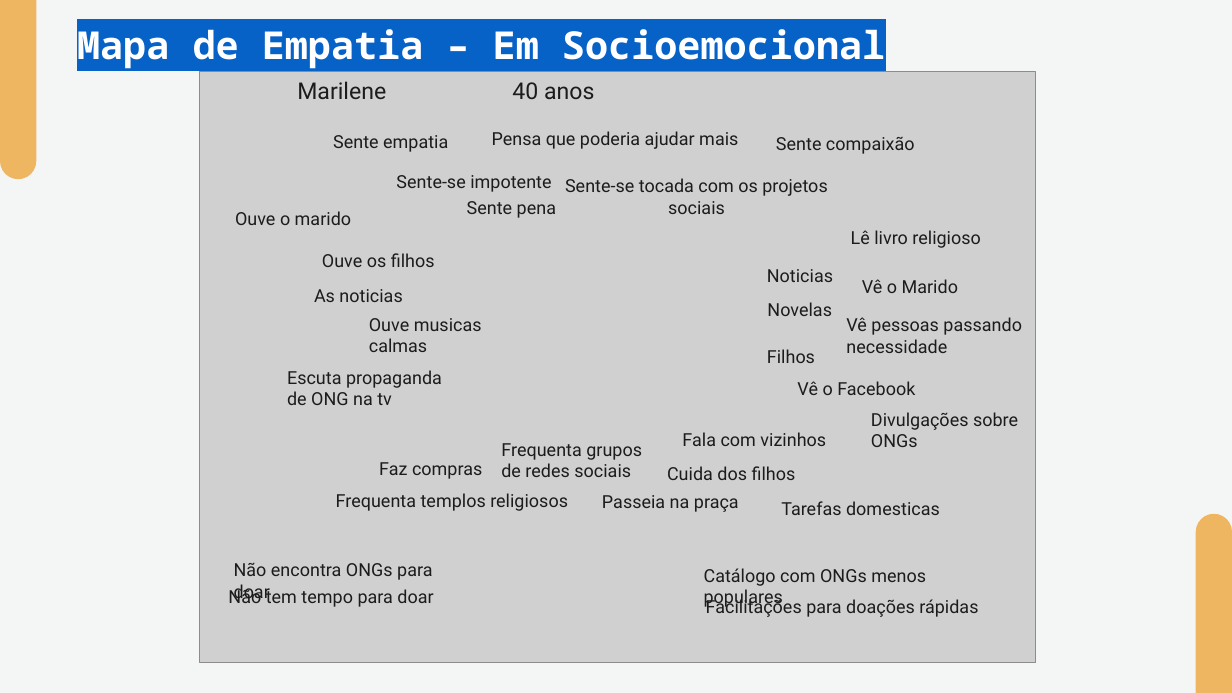
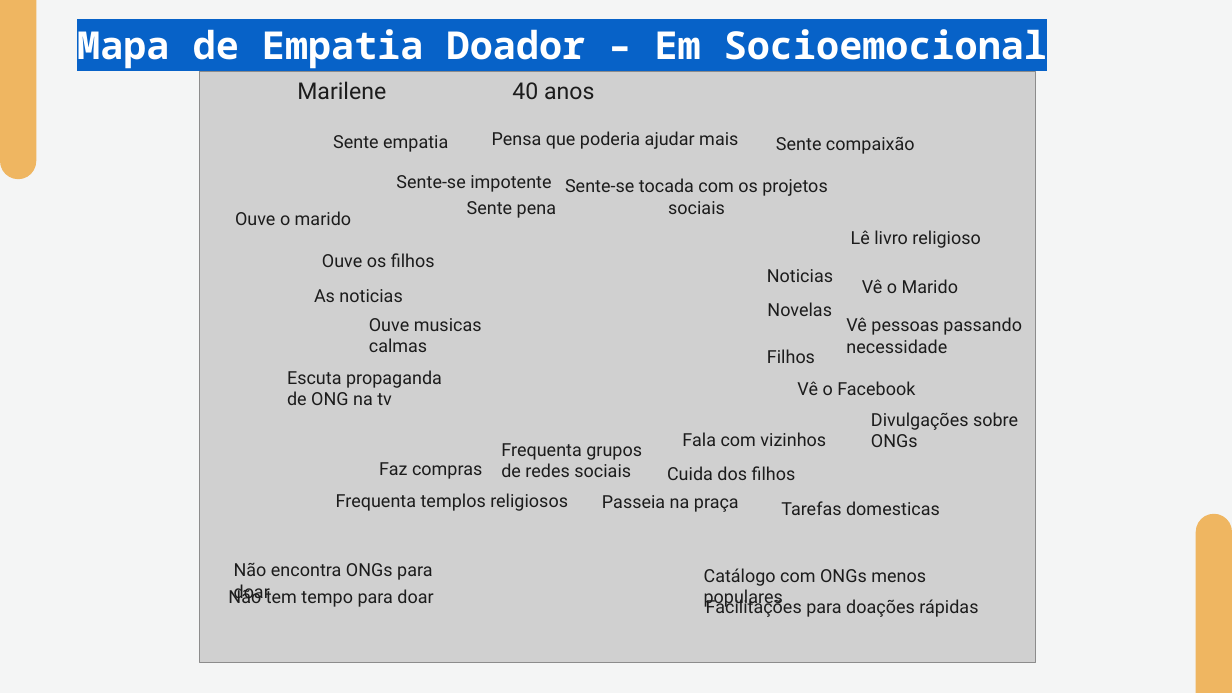
Before and after one commit to apires-roberta/bp, a slide deck: slide 8 of Sprint 1 - Entregavel de PI - Design de Interação.pptx. Drawn at 1232x693 pixels with LibreOffice and Linux fonts; fonts in the diff are those of the drawing; grey boxes stand for pictures. Boxes give left, top, right and bottom in pixels: in the first picture for what was removed or moved away, otherwise in the second. Text is boxed around its words. In the diff, an @@ line names an element or a change of style, - is before the commit and + after.

Commit message:
Add mapa de empatia ONG

```diff
--- a/Sprint 1 - Entregavel de PI - Design de Interação.pptx
+++ b/Sprint 1 - Entregavel de PI - Design de Interação.pptx
@@ title at box(77, 29, 1047, 69): text changed @@
-Mapa de Empatia – Em Socioemocional
+Mapa de Empatia Doador – Em Socioemocional
```
Also in this commit, not shown: 1 other slide changed, 1 slide added.
